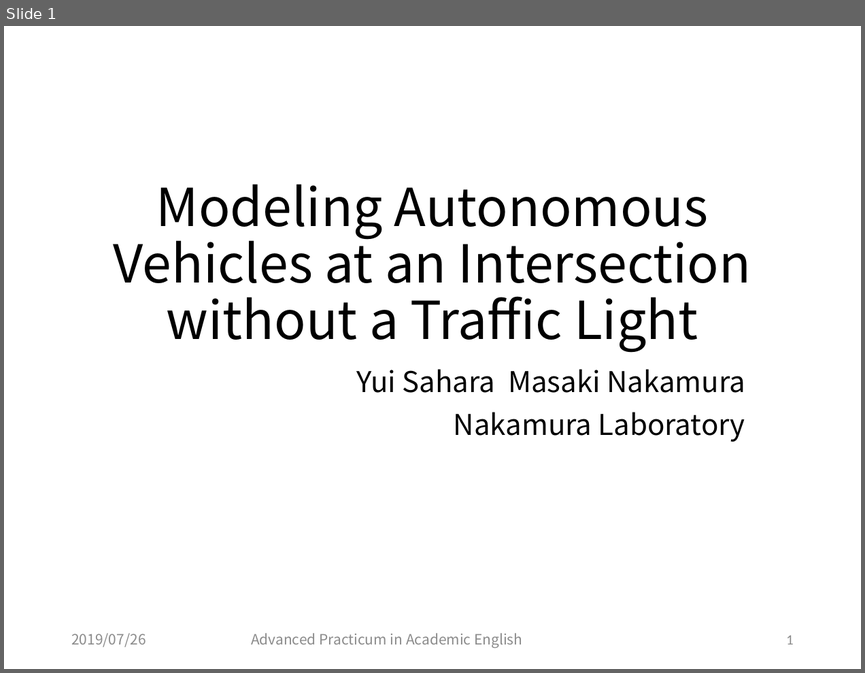
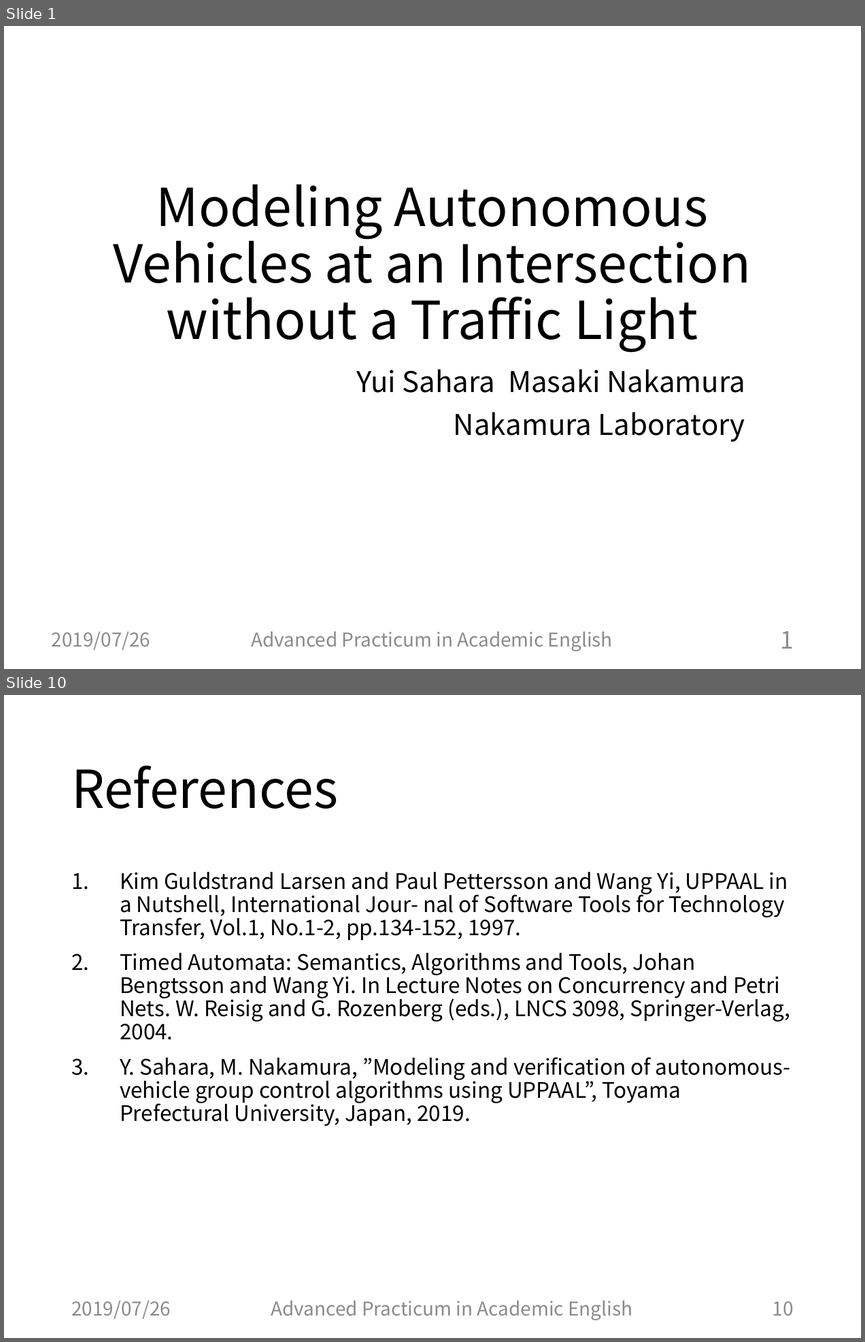
Before and after one commit to Sahara62/master2019, a slide deck: English/presenSlide.pptx. Shown one above the other, each under a label of ours: slide 1 before the commit, slides 1 and 10 after it; the slides between them are not shown. The pictures are 865x673 and 865x1342 pixels, drawn with LibreOffice and Linux fonts; fonts in the diff are those of the drawing. Boxes give left, top, right and bottom in pixels: in the first picture for what was removed or moved away, otherwise in the second. Text is boxed around its words. In the diff, an @@ line names an element or a change of style, - is before the commit and + after.

```diff
--- a/English/presenSlide.pptx
+++ b/English/presenSlide.pptx
@@ slide 10 added at (4, 695, 861, 1338), background #FFFFFF @@
@@ title added at (71, 765, 338, 809), 44 pt, text #000000 @@
+References
@@ text added at (120, 872, 791, 1126), 18 pt, text #000000 @@
+1. Kim Guldstrand Larsen and Paul Pettersson and Wang Yi, UPPAAL in a Nutshell, International Jour- nal of Software Tools for Technology Transfer, Vol.1, No.1-2, pp.134-152, 1997.
+2. Timed Automata: Semantics, Algorithms and Tools, Johan Bengtsson and Wang Yi. In Lecture Notes on Concurrency and Petri Nets. W. Reisig and G. Rozenberg (eds.), LNCS 3098, Springer-Verlag, 2004.
+3. Y. Sahara, M. Nakamura, ”Modeling and verification of autonomous-vehicle group control algorithms using UPPAAL”, Toyama Prefectural University, Japan, 2019.
@@ text added at (71, 1300, 171, 1319), 16 pt, text #8C8C8C @@
+2019/07/26
@@ text added at (271, 1300, 632, 1320), 16 pt, text #8C8C8C @@
+Advanced Practicum in Academic English
@@ page number added at (772, 1301, 793, 1315), 16 pt, text #8C8C8C @@
+10
@@ slide 1 changed as well @@
@@ text "2019/07/26": place and size @@
-text "2019/07/26" at (71, 633, 146, 647)
+text "2019/07/26" at (52, 631, 151, 650)
@@ text "2019/07/26" at (52, 631, 151, 650): size 12 to 16 pt @@
@@ text "Advanced Practicum in Academic English" at (251, 631, 613, 651): size 12 to 16 pt @@
@@ page number: place and size @@
-page number at (786, 635, 793, 644)
+page number at (780, 631, 793, 648)
@@ page number at (780, 631, 793, 648): size 12 to 20 pt, font Calibri to Noto Sans CJK JP @@
```
Also in this commit, not shown: 1 other slide changed, 9 other slides added.
